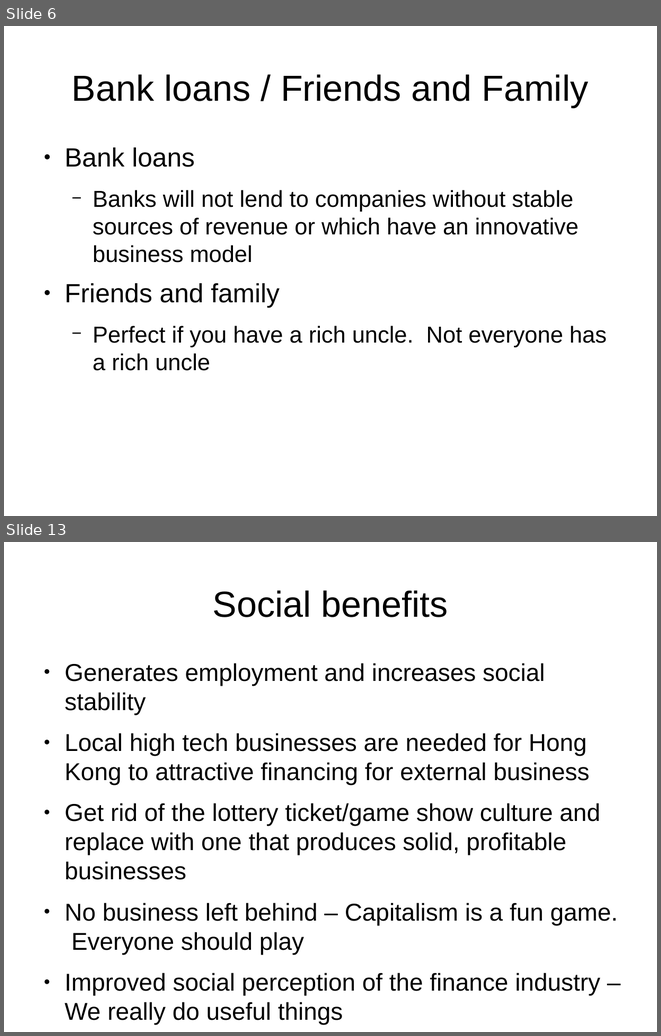
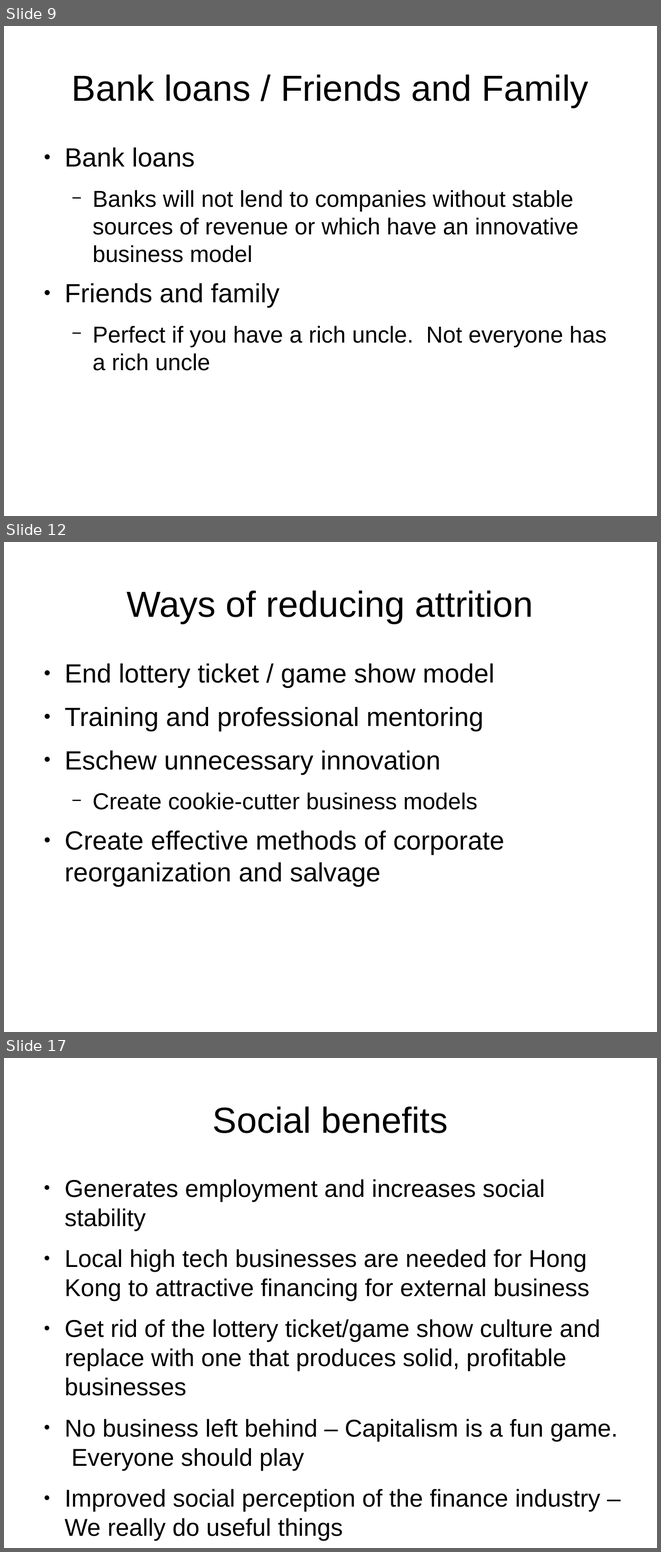
Before and after one commit to joequant/bitquant, a slide deck: pitchdecks/smartmicroloanshk.odp. Shown one above the other, each under a label of ours: slides 6 and 13 before the commit, slides 9, 12 and 17 after it; the slides between them are not shown. The pictures are 661x1036 and 661x1552 pixels, drawn with LibreOffice and Linux fonts; fonts in the diff are those of the drawing. Boxes give left, top, right and bottom in pixels: in the first picture for what was removed or moved away, otherwise in the second. Text is boxed around its words. In the diff, an @@ line names an element or a change of style, - is before the commit and + after.

```diff
--- a/pitchdecks/smartmicroloanshk.odp
+++ b/pitchdecks/smartmicroloanshk.odp
@@ slide 12 added at <box>4,542,657,1032</box>, background #FFFFFF @@
@@ title added at <box>127,590,533,623</box>, 44 pt, text #000000 @@
+Ways of reducing attrition
@@ text added at <box>64,663,504,886</box>, 32 pt, text #000000 @@
+● End lottery ticket / game show model
+● Training and professional mentoring
+● Eschew unnecessary innovation
+  − Create cookie-cutter business models
+● Create effective methods of corporate reorganization and salvage
@@ what was slide 6 is now slide 9 @@
@@ what was slide 13 is now slide 17 @@
```
Also in this commit, not shown: 7 slides changed, 5 other slides added, 1 slide removed, 1 other file.
